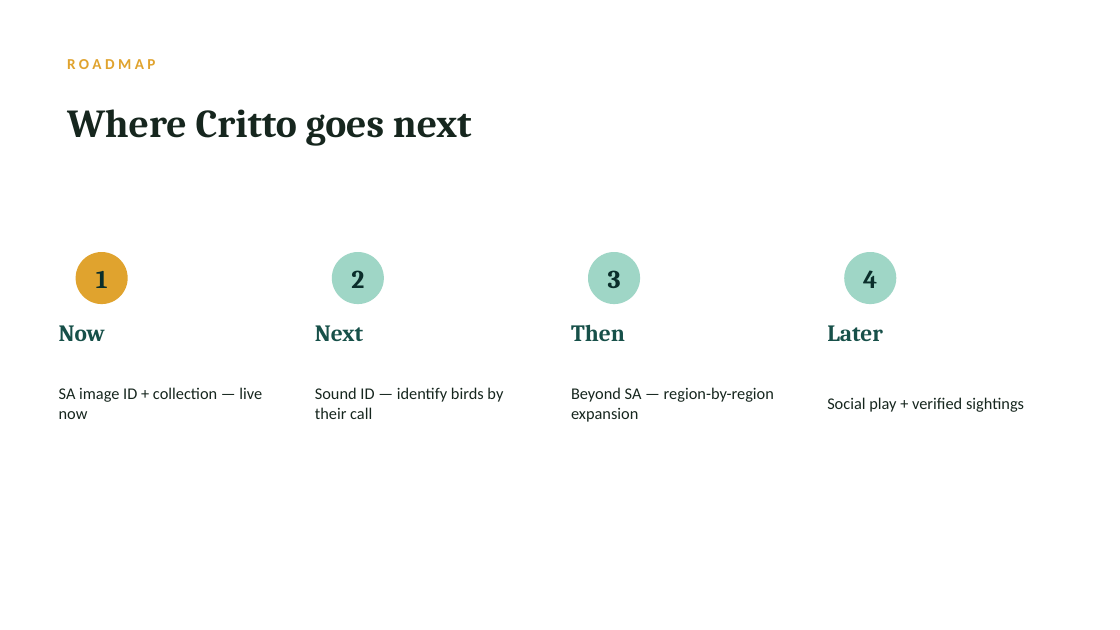
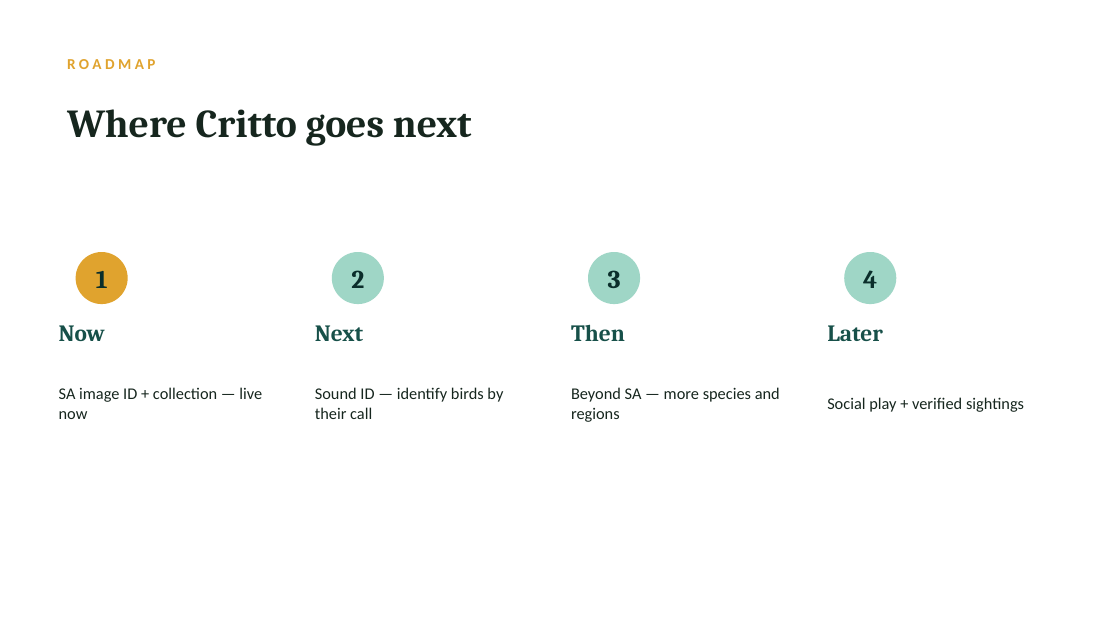
Before and after one commit to tannermundell/critto, a slide deck: slide 10 of slides/Critto-Pitch.pptx. Drawn at 1120x630 pixels with LibreOffice and Linux fonts; fonts in the diff are those of the drawing. Boxes give left, top, right and bottom in pixels: in the first picture for what was removed or moved away, otherwise in the second. Text is boxed around its words. In the diff, an @@ line names an element or a change of style, - is before the commit and + after.

```diff
--- a/slides/Critto-Pitch.pptx
+++ b/slides/Critto-Pitch.pptx
@@ text at (x1=571, y1=387, x2=780, y2=422): text changed @@
-Beyond SA — region-by-region expansion
+Beyond SA — more species and regions
```
Also in this commit, not shown: 1 other slide changed, 1 slide added, 1 slide removed, 3 other files.
